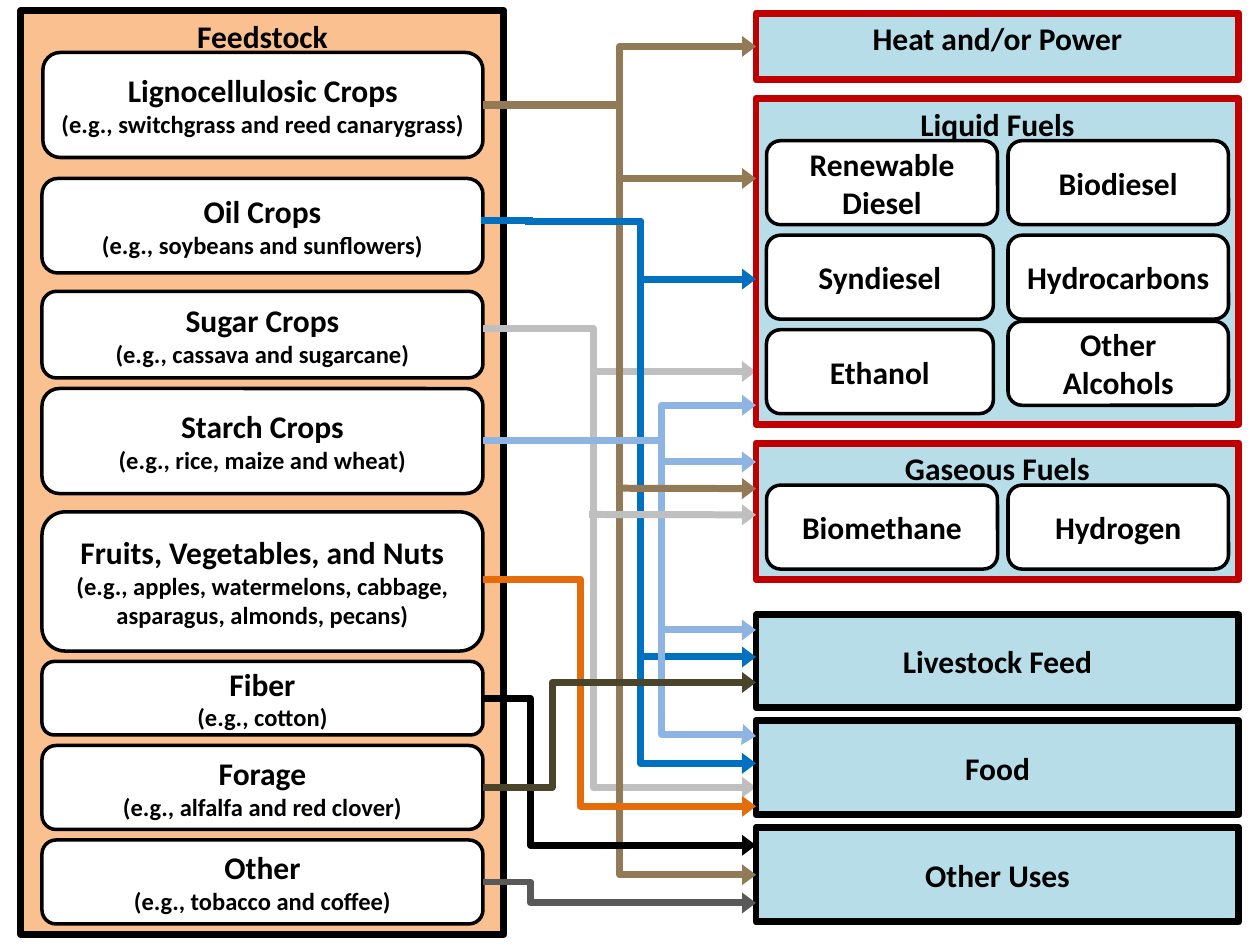
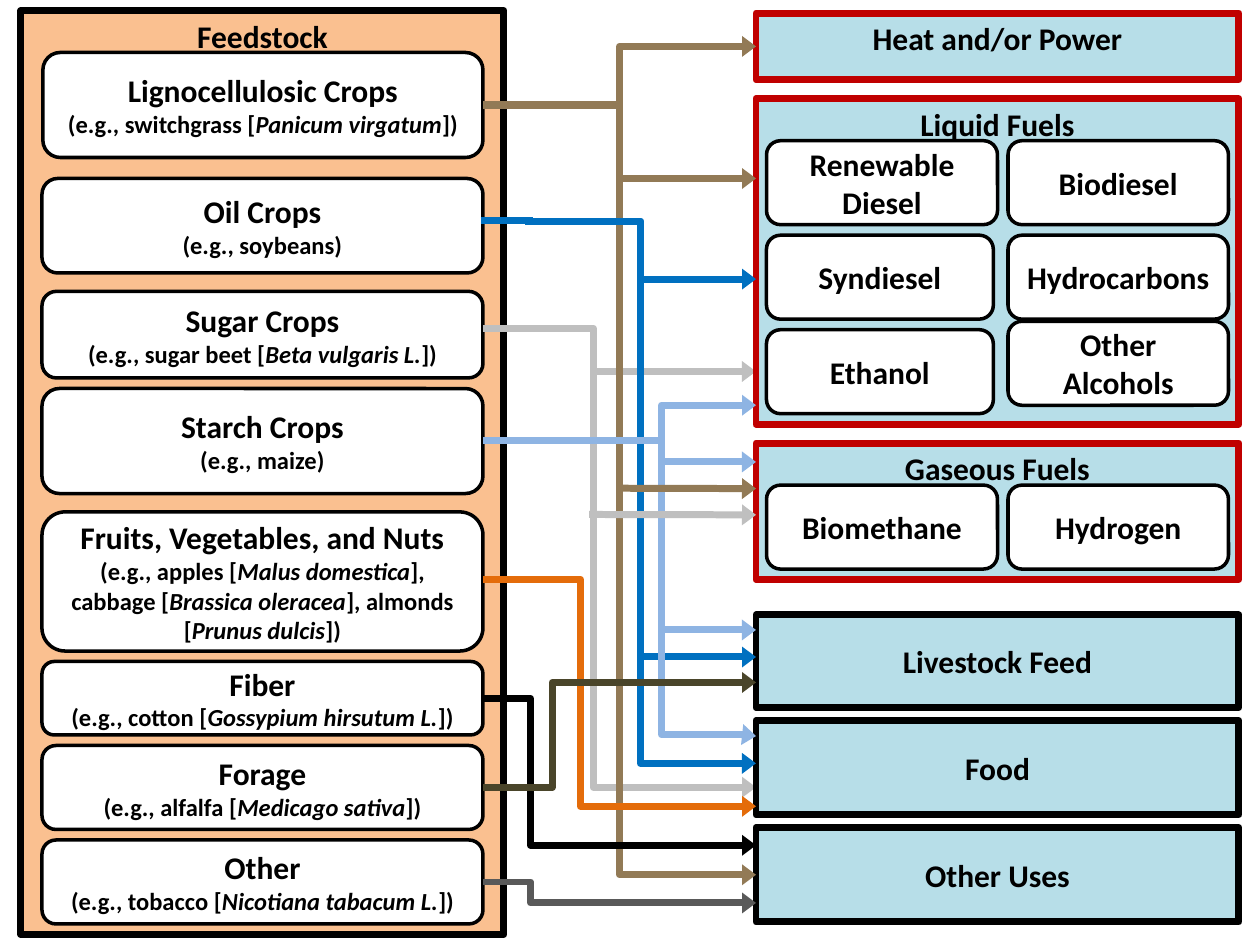
Before and after one commit to NREL/waterfootprint, a slide deck: slide 2 of Journal Paper/revision/Figures_Draft_dana.pptx. Drawn at 1260x945 pixels with LibreOffice and Linux fonts; fonts in the diff are those of the drawing. Boxes give left, top, right and bottom in pixels: in the first picture for what was removed or moved away, otherwise in the second. Text is boxed around its words. In the diff, an @@ line names an element or a change of style, - is before the commit and + after.

```diff
--- a/Journal Paper/revision/Figures_Draft_dana.pptx
+++ b/Journal Paper/revision/Figures_Draft_dana.pptx
@@ text in rounded rectangle at (68,115,458,137): text changed @@
-(e.g., switchgrass and reed canarygrass)
+(e.g., switchgrass [Panicum virgatum])
@@ text in rounded rectangle at (183,236,342,258): text changed @@
-(e.g., soybeans and sunflowers)
+(e.g., soybeans)
@@ text in rounded rectangle at (88,345,437,367): text changed @@
-(e.g., cassava and sugarcane)
+(e.g., sugar beet [Beta vulgaris L.])
@@ text in rounded rectangle at (200,451,324,473): text changed @@
-(e.g., rice, maize and wheat)
+(e.g., maize)
@@ text in rounded rectangle at (71,562,453,643): text changed; italic on @@
-(e.g., apples, watermelons, cabbage, asparagus, almonds, pecans)
+(e.g., apples [Malus domestica], cabbage [Brassica oleracea], almonds [Prunus dulcis])
@@ text in rounded rectangle at (71,708,454,730): text changed; italic on @@
-(e.g., cotton)
+(e.g., cotton [Gossypium hirsutum L.])
@@ text in rounded rectangle at (104,798,421,820): text changed @@
-(e.g., alfalfa and red clover)
+(e.g., alfalfa [Medicago sativa])
@@ text in rounded rectangle at (71,892,454,914): text changed; italic on @@
-(e.g., tobacco and coffee)
+(e.g., tobacco [Nicotiana tabacum L.])
```
Also in this commit, not shown: 8 other files.
